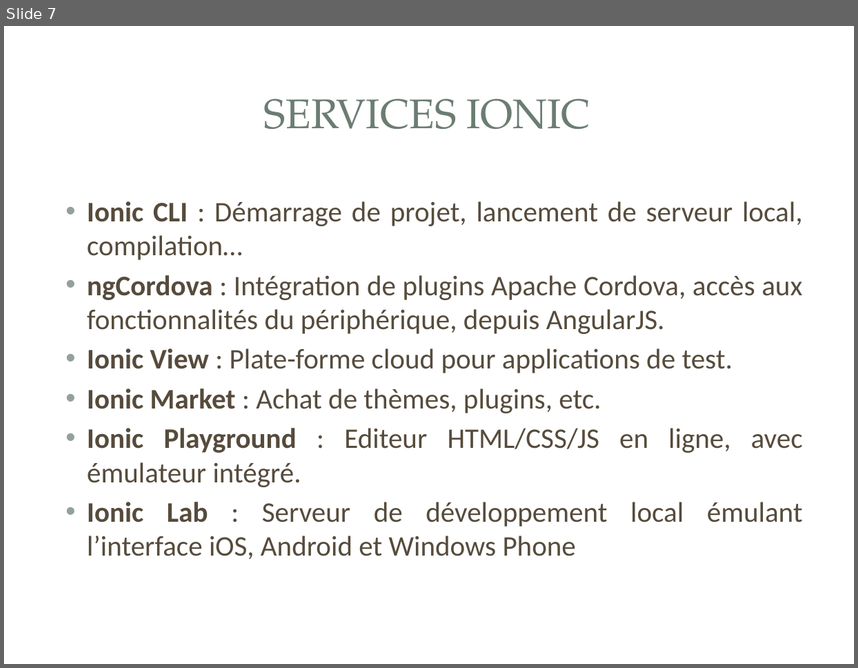
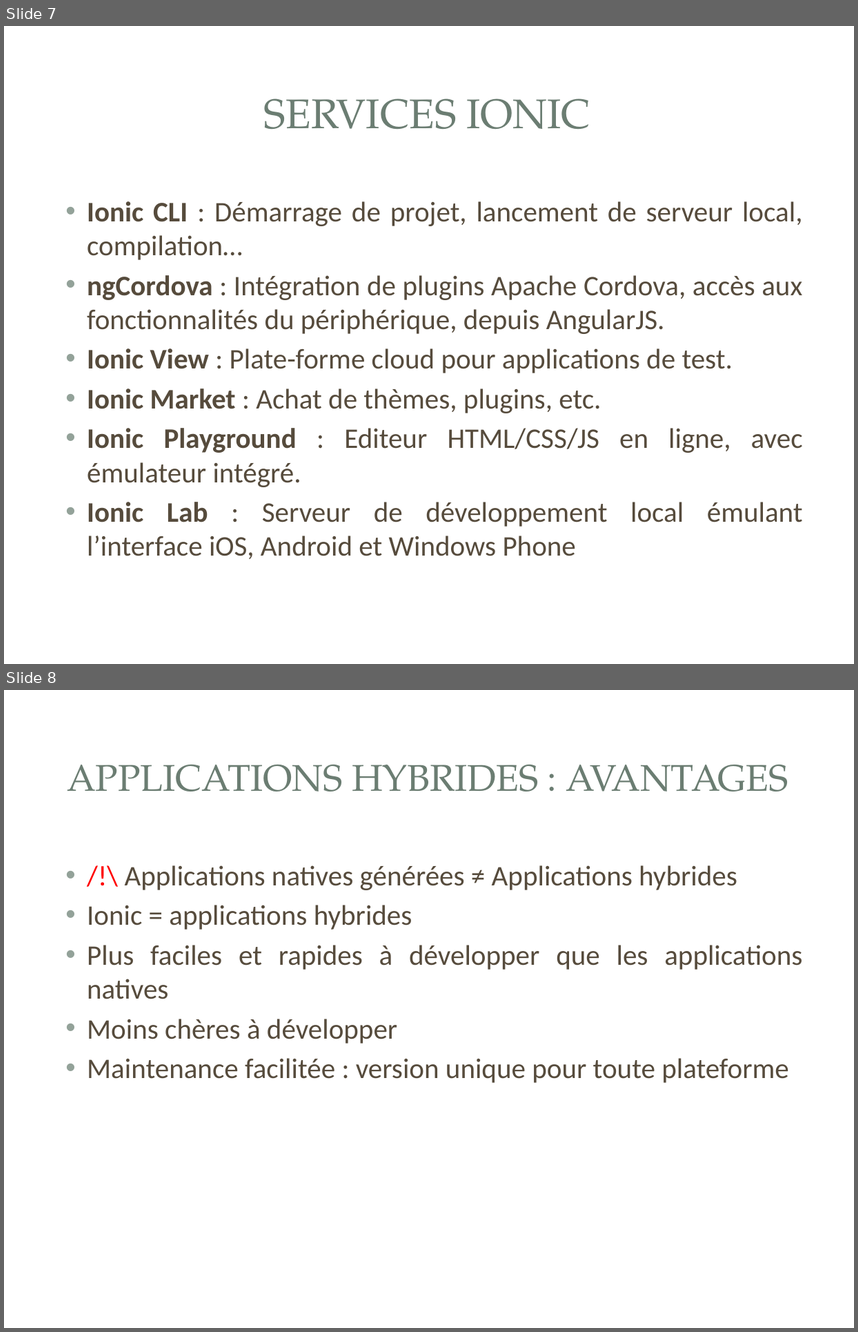
Before and after one commit to rikoste/ionicApp, a slide deck: presentation.pptx. Shown one above the other, each under a label of ours: slide 7 before the commit, slides 7 and 8 after it. The pictures are 858x668 and 858x1332 pixels, drawn with LibreOffice and Linux fonts; fonts in the diff are those of the drawing; background and template pictures are left out. Boxes give left, top, right and bottom in pixels: in the first picture for what was removed or moved away, otherwise in the second. Text is boxed around its words. In the diff, an @@ line names an element or a change of style, - is before the commit and + after.

Commit message:
v2

```diff
--- a/presentation.pptx
+++ b/presentation.pptx
@@ slide 8 added at (4, 690, 854, 1328), background picture (left out); not listed: 3 template elements that a slide beside it also shows @@
@@ title added at (67, 765, 789, 791), 31.5 pt, text #6B7D72 @@
+APPLICATIONS HYBRIDES : AVANTAGES
@@ text added at (87, 865, 802, 1083), 24 pt, text #564B3C @@
+• /!\ Applications natives générées ≠ Applications hybrides
+• Ionic = applications hybrides
+• Plus faciles et rapides à développer que les applications natives
+• Moins chères à développer
+• Maintenance facilitée : version unique pour toute plateforme
```
Also in this commit, not shown: 1 other slide added.
